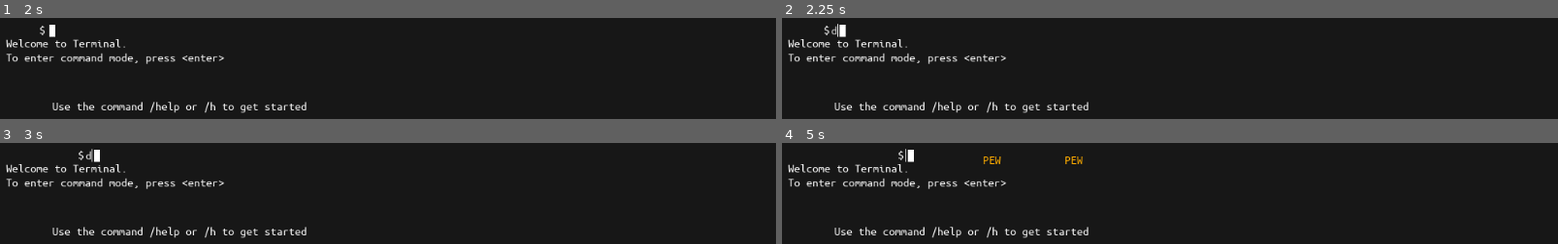
Above: before the commit, frames 1-4 (two rows, left to right).
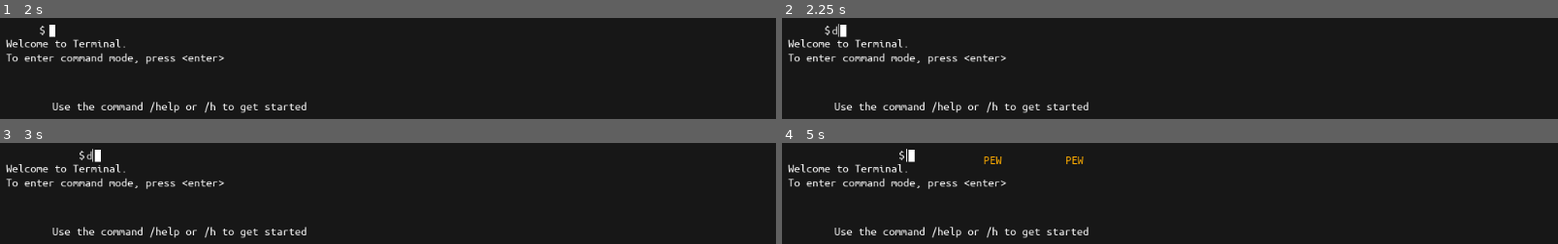
Above: after the commit, the same moments.

Repository: jaydubbyasee/ld45terminal
Game: Godot game, scene res://scenes/levels/level01/Level_01_Tutorial.tscn
Same seed, same stepped clock (60 frames per second), same inputs: the game is played once before the commit and once after it.
Inputs (mouse positions are in pixels of both pictures, inside the frame that each line leads up to):
- Up to frame 1 (2 s): click (124, 31) at 0.52 s; type "12" at 0.6 s; tap Enter (ui_accept) at 1.25, 1.52 s; hold Right (ui_right) from 1.28 s (still down); tap D (shoot) at 1.35 s
- Up to frame 2 (2.25 s): keep holding Right (ui_right); tap Enter (ui_accept) at 2 s; tap D (shoot) at 2.1 s
- Up to frame 3 (3 s): tap Enter (ui_accept) at 2.27, 2.75 s; release Right (ui_right) at 2.78 s; hold Left (ui_left) from 2.78 s (still down); tap D (shoot) at 2.85 s
- Up to frame 4 (5 s): tap Enter (ui_accept) at 3.5, 3.77, 4.25, 4.52 s; release Left (ui_left) at 3.53 s; hold Right (ui_right) from 3.53 s (still down); tap D (shoot) at 3.6, 4.35 s

Frame 1 is identical in both runs. In frame 2, 0.2% of the frame differs, in the area x 5-9%, y 5-20%; in frame 3, 0.1%; in frame 4, 0.4%, in the area x 15-39%, y 5-21%.

Commit message:
Finished first pass of level02
- Tweaked player jump velocity
- Fixed bugs with level transition

Diff:
--- a/CursorBoy.gd
+++ b/CursorBoy.gd
@@ -6,7 +6,7 @@
 
 const GRAVITY = 9.8
 const MOVEMENT_SPEED = 100
-const JUMP_VELOCITY = 200
+const JUMP_VELOCITY = 250
 const FALL_MULTIPLIER = 10
 const MAX_FALL_VELOCITY = 300
 const HANG_ACCEL = 200
--- a/CursorBoy.tscn
+++ b/CursorBoy.tscn
@@ -10,7 +10,7 @@
 [sub_resource type="StyleBoxEmpty" id=2]
 
 [sub_resource type="RectangleShape2D" id=3]
-extents = Vector2( 3.99892, 7.56165 )
+extents = Vector2( 3.99892, 8.06995 )
 
 [sub_resource type="SpriteFrames" id=4]
 animations = [ {
@@ -88,5 +88,5 @@
 stream = ExtResource( 4 )
 
 [node name="DeathTimer" type="Timer" parent="."]
-wait_time = 5.0
+wait_time = 3.0
 one_shot = true
--- a/scenes/levels/level01/Level_01_Tutorial.gd
+++ b/scenes/levels/level01/Level_01_Tutorial.gd
@@ -1,6 +1,7 @@
 extends Node2D
 
 func _ready():
+	get_tree().call_group("hideOnStart", "set_visible", false)
 	$"/root/state_manager".current_level = "res://scenes/levels/level01/Level_01_Tutorial.tscn"
 
 var help_entered = false
@@ -28,20 +29,16 @@
 	pass
 
 func _on_CursorBoy_player_submitted_text(text):
-	if help_entered:
-		match text:
-			"/h", "/help":
-				$HelpGroup.enable()
-	if command_trigger_entered:
-		match text:
-			"ls":
-				$FileGroup.set_enabled(true)
-			"clear":
-				get_tree().call_group("clearable", "disable")
-				get_tree().call_group("clearable", "set_visible", false)
-	if level_trigger_entered:
-		match text:
-			"open":
+	match text:
+		"/h", "/help":
+			$HelpGroup.enable()
+		"ls":
+			$FileGroup.set_enabled(true)
+		"clear":
+			get_tree().call_group("clearable", "disable")
+			get_tree().call_group("clearable", "set_visible", false)
+		"open":
+			if level_trigger_entered:
 				get_tree().change_scene("res://scenes/levels/level02/Level_02.tscn")
 
 var level_trigger_entered = false
--- a/scenes/levels/level01/Level_01_Tutorial.tscn
+++ b/scenes/levels/level01/Level_01_Tutorial.tscn
@@ -8,10 +8,7 @@
 [ext_resource path="res://scenes/levels/level01/HelpTrigger.gd" type="Script" id=6]
 
 [sub_resource type="RectangleShape2D" id=1]
-extents = Vector2( 581.667, 410.269 )
-
-[sub_resource type="RectangleShape2D" id=2]
-extents = Vector2( 3.99892, 7.56165 )
+extents = Vector2( 581.667, 431.347 )
 
 [sub_resource type="RectangleShape2D" id=3]
 extents = Vector2( 334.041, 382.45 )
@@ -34,15 +31,11 @@
 [node name="CollisionShape2D" type="CollisionShape2D" parent="WorldBounds"]
 self_modulate = Color( 0, 0, 0, 1 )
 show_behind_parent = true
-position = Vector2( 667.673, 46.7792 )
+position = Vector2( 692.8, 43.1449 )
 shape = SubResource( 1 )
 
 [node name="CursorBoy" parent="." instance=ExtResource( 2 )]
-editor/display_folded = true
-position = Vector2( 21.7078, 29.8747 )
-
-[node name="CollisionBox" parent="CursorBoy" index="1"]
-shape = SubResource( 2 )
+position = Vector2( 22.4947, 30.6652 )
 
 [node name="Platform1" type="Label" parent="." groups=[
 "clearable",
@@ -181,7 +174,6 @@
 
 [node name="HelpTrigger" type="Area2D" parent="Triggers"]
 editor/display_folded = true
-visible = false
 position = Vector2( 96.1257, 75.8678 )
 script = ExtResource( 6 )
 
@@ -220,8 +212,8 @@
 
 [node name="FileBoxHighlight" type="ColorRect" parent="." groups=[
 "clearable",
-]]
-visible = false
+"hideOnStart",
+]]
 margin_left = 320.0
 margin_top = 610.0
 margin_right = 410.0
@@ -229,7 +221,6 @@
 color = Color( 0.294118, 0.294118, 0.294118, 1 )
 [connection signal="body_exited" from="WorldBounds" to="." method="_on_WorldBounds_body_exited"]
 [connection signal="player_submitted_text" from="CursorBoy" to="." method="_on_CursorBoy_player_submitted_text"]
-[connection signal="timeout" from="CursorBoy/DeathTimer" to="." method="_on_DeathTimer_timeout"]
 [connection signal="body_shape_entered" from="Triggers/HelpTrigger" to="." method="_on_player_enters_help_trigger"]
 [connection signal="body_shape_exited" from="Triggers/HelpTrigger" to="." method="_on_help_trigger_exited"]
 [connection signal="body_shape_entered" from="Triggers/Level2Trigger" to="." method="_on_Level2Trigger_body_shape_entered"]
@@ -237,5 +228,3 @@
 [connection signal="body_shape_entered" from="Triggers/CommandsTrigger" to="." method="_on_CommandsTrigger_body_shape_entered"]
 [connection signal="body_shape_exited" from="Triggers/CommandsTrigger" to="." method="_on_CommandsTrigger_body_shape_exited"]
 [connection signal="body_entered" from="Cameras/CameraTransitionTrigger01" to="." method="_on_CameraTransitionTrigger01_body_entered"]
-
-[editable path="CursorBoy"]
--- /dev/null
+++ b/scenes/levels/level02/Level_02.gd
@@ -0,0 +1,45 @@
+extends Node2D
+
+func _ready():
+	$"/root/state_manager".current_level = "res://scenes/levels/level02/Level_02.tscn"
+	get_tree().call_group("hideOnStart", "disable")
+	get_tree().call_group("hideOnStart", "set_visible", false)
+	pass
+
+func _on_WorldBounds_body_exited(body):
+	if body == $CursorBoy:
+		$CursorBoy.die()
+	pass
+
+func _on_DeathTimer_timeout():
+	get_tree().change_scene("res://scenes/levels/GameOver.tscn")
+	pass
+
+func _on_CursorBoy_player_submitted_text(text):
+	match text:
+		"/h", "/help":
+			get_tree().call_group("helpPlatforms", "enable")
+		"ls":
+			$Platforms/noFilesPlatform.enable()
+		"gen_level3":
+			$Platforms/level03Platform.enable()
+		"clear":
+			get_tree().call_group("clearable", "disable")
+		"open":
+			if level3_trigger:
+				get_tree().change_scene("res://scenes/levels/level03/Level_03.tscn")
+	pass
+
+var level3_trigger = false
+func _on_Level03Trigger_body_entered(body):
+	if body == $CursorBoy:
+		$Level03Highlight.visible = true
+		level3_trigger = true
+	pass
+
+
+func _on_Level03Trigger_body_exited(body):
+	if body == $CursorBoy:
+		$Level03Highlight.visible = false
+		level3_trigger = false
+	pass
--- a/scenes/levels/level02/Level_02.tscn
+++ b/scenes/levels/level02/Level_02.tscn
@@ -1,16 +1,202 @@
-[gd_scene load_steps=2 format=2]
-
-[ext_resource path="res://scripts/collidable_label.gd" type="Script" id=1]
+[gd_scene load_steps=7 format=2]
+
+[ext_resource path="res://scenes/levels/level02/Level_02.gd" type="Script" id=1]
+[ext_resource path="res://CursorBoy.tscn" type="PackedScene" id=2]
+[ext_resource path="res://scripts/collidable_label.gd" type="Script" id=3]
+[ext_resource path="res://scenes/levels/level01/Node.gd" type="Script" id=4]
+
+[sub_resource type="RectangleShape2D" id=1]
+extents = Vector2( 596.576, 387 )
+
+[sub_resource type="RectangleShape2D" id=2]
+extents = Vector2( 46.2842, 20 )
 
 [node name="Level_02" type="Node2D"]
-
-[node name="Camera2D" type="Camera2D" parent="."]
+script = ExtResource( 1 )
+
+[node name="Camera" type="Camera2D" parent="."]
+position = Vector2( 513.424, 300 )
 current = true
 
-[node name="CollidableLabel" type="Label" parent="."]
-margin_left = -64.2241
-margin_top = -10.0592
-margin_right = 62.7759
-margin_bottom = 3.94083
-text = "LEVEL 2 Placeholder"
-script = ExtResource( 1 )
+[node name="CursorBoy" parent="." instance=ExtResource( 2 )]
+editor/display_folded = true
+position = Vector2( 26, 30 )
+
+[node name="Platforms" type="Node" parent="."]
+
+[node name="filenamePlatform" type="Label" parent="Platforms" groups=[
+"clearable",
+]]
+margin_left = 10.0
+margin_top = 42.0
+margin_right = 106.0
+margin_bottom = 59.0
+text = "#level02.txt"
+script = ExtResource( 3 )
+
+[node name="HelpGroup" type="Node" parent="Platforms"]
+script = ExtResource( 4 )
+
+[node name="lsPlatform" type="Label" parent="Platforms/HelpGroup" groups=[
+"clearable",
+"helpPlatforms",
+]]
+margin_left = 363.424
+margin_top = 390.0
+margin_right = 659.424
+margin_bottom = 407.0
+text = "ls - lists files in current directory"
+script = ExtResource( 3 )
+
+[node name="commandsPlatform" type="Label" parent="Platforms/HelpGroup" groups=[
+"clearable",
+"helpPlatforms",
+]]
+margin_left = 321.784
+margin_top = 320.0
+margin_right = 393.784
+margin_bottom = 337.0
+text = "Commands"
+script = ExtResource( 3 )
+
+[node name="navPlatform" type="Label" parent="Platforms/HelpGroup" groups=[
+"clearable",
+"helpPlatforms",
+]]
+margin_left = 321.784
+margin_top = 224.526
+margin_right = 401.784
+margin_bottom = 241.526
+text = "Navigation"
+script = ExtResource( 3 )
+
+[node name="navTextPlatform" type="Label" parent="Platforms/HelpGroup" groups=[
+"clearable",
+"helpPlatforms",
+]]
+margin_left = 363.424
+margin_top = 260.0
+margin_right = 683.424
+margin_bottom = 297.0
+text = "Use <h> to move left, <l>  to move right
+<j> to jump"
+script = ExtResource( 3 )
+
+[node name="openPlatform" type="Label" parent="Platforms/HelpGroup" groups=[
+"clearable",
+"helpPlatforms",
+]]
+margin_left = 362.449
+margin_top = 429.231
+margin_right = 498.449
+margin_bottom = 446.231
+rect_pivot_offset = Vector2( 64.2882, 26.8959 )
+text = "open - opens file"
+script = ExtResource( 3 )
+
+[node name="clearPlatform" type="Label" parent="Platforms/HelpGroup" groups=[
+"clearable",
+"helpPlatforms",
+]]
+margin_left = 362.449
+margin_top = 470.0
+margin_right = 666.449
+margin_bottom = 487.0
+text = "clear - clears and resets the terminal"
+script = ExtResource( 3 )
+
+[node name="genPlatform" type="Label" parent="Platforms/HelpGroup" groups=[
+"clearable",
+"helpPlatforms",
+"hideOnStart",
+]]
+margin_left = 362.449
+margin_top = 352.001
+margin_right = 842.449
+margin_bottom = 369.001
+text = "gen_level3 - Creates a file containing contents of level 3"
+script = ExtResource( 3 )
+
+[node name="level03Platform" type="Label" parent="Platforms" groups=[
+"clearable",
+"hideOnStart",
+]]
+margin_left = 10.0
+margin_top = 470.0
+margin_right = 98.0
+margin_bottom = 487.0
+custom_colors/font_color = Color( 1, 0.721569, 0.192157, 1 )
+text = "level03.txt"
+script = ExtResource( 3 )
+
+[node name="todoPlatform" type="Label" parent="Platforms" groups=[
+"clearable",
+]]
+margin_left = 9.0
+margin_top = 90.0
+margin_right = 73.0
+margin_bottom = 107.0
+text = "TODO(s):"
+script = ExtResource( 3 )
+
+[node name="CollidableLabel" type="Label" parent="Platforms" groups=[
+"clearable",
+]]
+margin_left = 8.6643
+margin_top = 120.0
+margin_right = 312.664
+margin_bottom = 137.0
+rect_pivot_offset = Vector2( 85.8529, 19.3636 )
+text = "* Remember to delete \"homework\" folder before mom comes home"
+script = ExtResource( 3 )
+
+[node name="noFilesPlatform" type="Label" parent="Platforms" groups=[
+"clearable",
+"hideOnStart",
+]]
+margin_left = 10.0
+margin_top = 507.0
+margin_right = 298.0
+margin_bottom = 524.0
+text = "There are no files in this directory"
+script = ExtResource( 3 )
+
+[node name="CollidableLabel3" type="Label" parent="Platforms" groups=[
+"clearable",
+]]
+margin_left = 10.0
+margin_top = 140.0
+margin_right = 282.0
+margin_bottom = 157.0
+text = "* Run gen_level3 to create level03"
+script = ExtResource( 3 )
+
+[node name="WorldBounds" type="Area2D" parent="."]
+
+[node name="CollisionShape2D" type="CollisionShape2D" parent="WorldBounds"]
+position = Vector2( 513.424, 337 )
+shape = SubResource( 1 )
+
+[node name="Level03Highlight" type="ColorRect" parent="." groups=[
+"hideOnStart",
+]]
+margin_left = 9.0
+margin_top = 470.0
+margin_right = 100.0
+margin_bottom = 490.0
+color = Color( 0.294118, 0.294118, 0.294118, 1 )
+
+[node name="Triggers" type="Node" parent="."]
+
+[node name="Level03Trigger" type="Area2D" parent="Triggers"]
+
+[node name="CollisionShape2D" type="CollisionShape2D" parent="Triggers/Level03Trigger"]
+position = Vector2( 54.8414, 470.88 )
+shape = SubResource( 2 )
+[connection signal="player_submitted_text" from="CursorBoy" to="." method="_on_CursorBoy_player_submitted_text"]
+[connection signal="timeout" from="CursorBoy/DeathTimer" to="." method="_on_DeathTimer_timeout"]
+[connection signal="body_exited" from="WorldBounds" to="." method="_on_WorldBounds_body_exited"]
+[connection signal="body_entered" from="Triggers/Level03Trigger" to="." method="_on_Level03Trigger_body_entered"]
+[connection signal="body_exited" from="Triggers/Level03Trigger" to="." method="_on_Level03Trigger_body_exited"]
+
+[editable path="CursorBoy"]
--- /dev/null
+++ b/scenes/levels/level03/Level_03.tscn
@@ -0,0 +1,16 @@
+[gd_scene load_steps=3 format=2]
+
+[ext_resource path="res://scripts/collidable_label.gd" type="Script" id=1]
+[ext_resource path="res://CursorBoy.tscn" type="PackedScene" id=2]
+
+[node name="Level_03" type="Node2D"]
+
+[node name="CollidableLabel" type="Label" parent="."]
+margin_left = 10.0
+margin_top = 60.0
+margin_right = 162.0
+margin_bottom = 77.0
+text = "level03 placeholder"
+script = ExtResource( 1 )
+
+[node name="CursorBoy" parent="." instance=ExtResource( 2 )]
Not shown: 1 places in scenes/levels/level01/Level_01_Tutorial.tscn that only renumber resources
